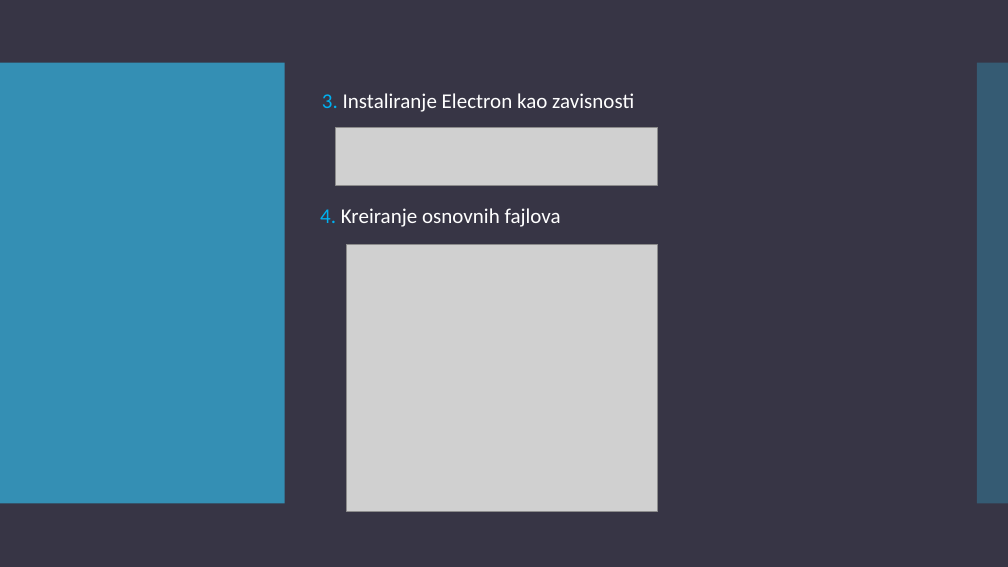
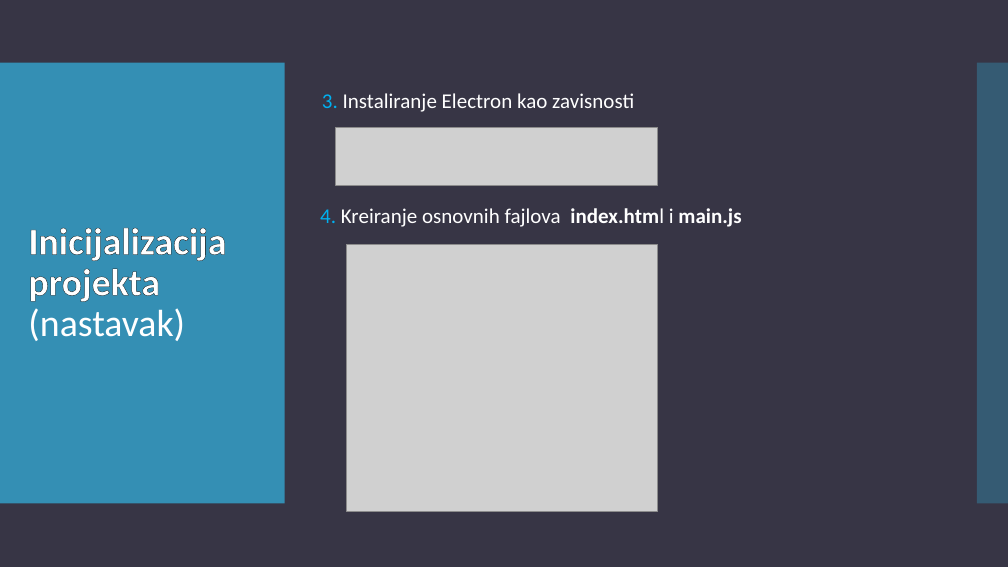
Before and after one commit to teodora18040cvetkovic/electron_react, a slide deck: slide 16 of Electron.pptx (slide 15 before the commit). Drawn at 1008x567 pixels with LibreOffice and Linux fonts; fonts in the diff are those of the drawing; grey boxes stand for pictures. Boxes give left, top, right and bottom in pixels: in the first picture for what was removed or moved away, otherwise in the second. Text is boxed around its words. In the diff, an @@ line names an element or a change of style, - is before the commit and + after.

```diff
--- a/Electron.pptx
+++ b/Electron.pptx
@@ text at (320, 208, 741, 227): text changed @@
-4. Kreiranje osnovnih fajlova
+4. Kreiranje osnovnih fajlova index.html i main.js
@@ title added at (28, 228, 226, 341), 36 pt, text #FFFFFF, bold @@
+Inicijalizacija projekta
+(nastavak)
```
Also in this commit, not shown: 6 other slides changed, 3 slides added, 1 slide removed.
